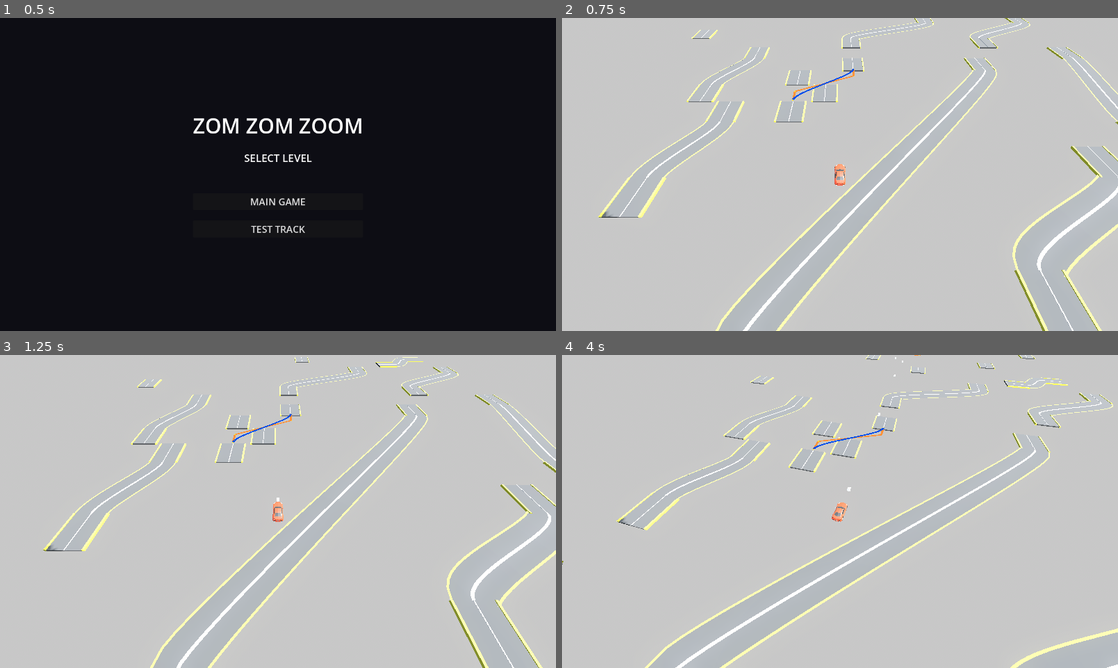
Above: before the commit, frames 1-4 (two rows, left to right).
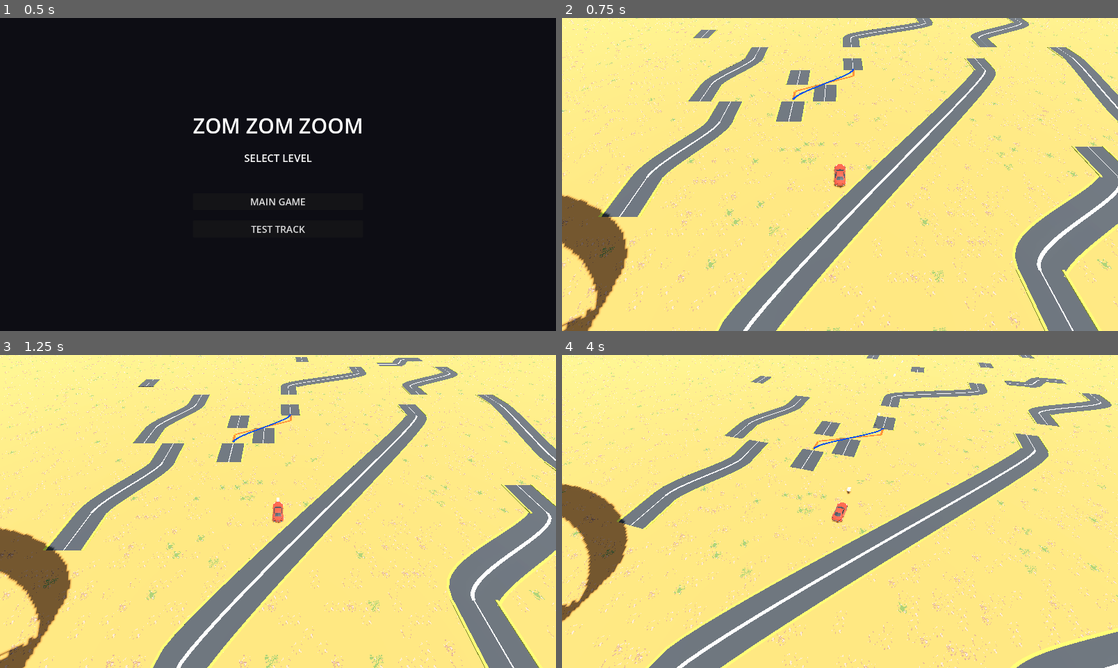
Above: after the commit, the same moments.

Repository: earv1/zom-zom-zoom-3d
Game: Godot game, scene res://scenes/ui/level_select.tscn
The game is run twice, just before and just after one commit, with the same random seed, the same clock (stepped at 60 frames per second) and the same inputs.
Inputs (mouse positions are in pixels of both pictures, inside the frame that each line leads up to):
- Up to frame 1 (0.5 s): no input
- Up to frame 2 (0.75 s): click "TEST TRACK" at 0.5 s
- Up to frame 3 (1.25 s): no input
- Up to frame 4 (4 s): tap Enter at 1.25 s; move the mouse to (962, 495) at 1.27 s; hold H (turn_right) 1.28-2 s; hold Right mouse button (accelerate) 1.28-2 s; click (962, 495) at 1.42 s; tap Space (jump) at 1.52 s; drag from (728, 527) to (812, 574) at 2.02 s; move the mouse to (895, 442) at 2.77 s; hold H (turn_right) 2.78-3.5 s; hold Shift (handbreak) 2.78-3.5 s; drag from (812, 574) to (673, 464) at 3.52 s

Frame 1 is identical in both runs. In frame 2, 99% of the frame differs, in the area x 0-100%, y 0-100%; in frame 3, 99%; in frame 4, 99%.

Commit message:
fix test track

Diff:
--- /dev/null
+++ b/scenes/test_track/static_tilemap.gd
@@ -0,0 +1,96 @@
+extends StaticBody3D
+
+## Static tiled ground — same visual as ChunkManager but no chunk loading.
+## Generates a single large tiled mesh on _ready().
+
+@export var ground_size: float = 512.0
+@export var tile_size: float = 1.6
+
+const TILE_COLS := 6
+const TILE_ROWS := 1
+const TILE_WEIGHTS: Array[float] = [0.70, 0.01, 0.01, 0.18, 0.05, 0.05]
+
+var _noise_seed: int = 0
+
+
+func _ready() -> void:
+	_noise_seed = 42  # fixed seed for determinism
+	var texture: Texture2D = load("res://assets/textures/tiles_x2.png")
+
+	var mat := StandardMaterial3D.new()
+	mat.texture_filter = BaseMaterial3D.TEXTURE_FILTER_NEAREST
+	mat.albedo_texture = texture
+
+	# Generate tiles in chunks to avoid huge single mesh
+	var chunk_size := 64.0
+	var half := ground_size * 0.5
+	var cx_start := floori(-half / chunk_size)
+	var cx_end := ceili(half / chunk_size)
+	var tiles_per_chunk := int(chunk_size / tile_size)
+
+	for cx in range(cx_start, cx_end):
+		for cz in range(cx_start, cx_end):
+			var mi := _build_chunk_mesh(cx, cz, chunk_size, tiles_per_chunk, mat)
+			add_child(mi)
+
+	# Single large collision box
+	var cs := CollisionShape3D.new()
+	var box := BoxShape3D.new()
+	box.size = Vector3(ground_size, 0.2, ground_size)
+	cs.shape = box
+	cs.position = Vector3(0, -0.1, 0)
+	add_child(cs)
+
+
+func _build_chunk_mesh(cx: int, cz: int, chunk_size: float, tiles_per_chunk: int, mat: StandardMaterial3D) -> MeshInstance3D:
+	var origin_x := cx * chunk_size
+	var origin_z := cz * chunk_size
+	var u_step := 1.0 / TILE_COLS
+
+	var st := SurfaceTool.new()
+	st.begin(Mesh.PRIMITIVE_TRIANGLES)
+
+	for tz in tiles_per_chunk:
+		for tx in tiles_per_chunk:
+			var tile_wx := cx * tiles_per_chunk + tx
+			var tile_wz := cz * tiles_per_chunk + tz
+
+			var tile_idx := _pick_tile(tile_wx, tile_wz)
+			var u0 := (tile_idx % TILE_COLS) * u_step
+			var u1 := u0 + u_step
+
+			var x0 := origin_x + tx * tile_size
+			var x1 := x0 + tile_size
+			var z0 := origin_z + tz * tile_size
+			var z1 := z0 + tile_size
+
+			var v00 := Vector3(x0, 0.0, z0)
+			var v10 := Vector3(x1, 0.0, z0)
+			var v01 := Vector3(x0, 0.0, z1)
+			var v11 := Vector3(x1, 0.0, z1)
+
+			var normal := Vector3.UP
+			st.set_normal(normal); st.set_uv(Vector2(u0, 0)); st.add_vertex(v00)
+			st.set_normal(normal); st.set_uv(Vector2(u1, 0)); st.add_vertex(v10)
+			st.set_normal(normal); st.set_uv(Vector2(u0, 1)); st.add_vertex(v01)
+			st.set_normal(normal); st.set_uv(Vector2(u1, 0)); st.add_vertex(v10)
+			st.set_normal(normal); st.set_uv(Vector2(u1, 1)); st.add_vertex(v11)
+			st.set_normal(normal); st.set_uv(Vector2(u0, 1)); st.add_vertex(v01)
+
+	st.set_material(mat)
+	var mi := MeshInstance3D.new()
+	mi.mesh = st.commit()
+	return mi
+
+
+func _pick_tile(tile_world_x: int, tile_world_z: int) -> int:
+	var h := hash(Vector3i(tile_world_x, tile_world_z, _noise_seed))
+	var rng := RandomNumberGenerator.new()
+	rng.seed = h
+	var r := rng.randf()
+	var cumulative := 0.0
+	for i in TILE_WEIGHTS.size():
+		cumulative += TILE_WEIGHTS[i]
+		if r < cumulative:
+			return i
+	return TILE_WEIGHTS.size() - 1
--- a/scenes/test_track/test_track2.tscn
+++ b/scenes/test_track/test_track2.tscn
@@ -3,29 +3,19 @@
 [ext_resource type="PackedScene" uid="uid://cmpcr4wp2d8gk" path="res://scenes/environment_and_light.tscn" id="1_env"]
 [ext_resource type="PackedScene" path="res://addons/track_editor/pieces/straight.tscn" id="2_b84ki"]
 [ext_resource type="PackedScene" path="res://scenes/world/car.tscn" id="2_car"]
-[ext_resource type="Script" uid="uid://bpcxurflb1ppq" path="res://addons/track_editor/pieces/straight.gd" id="3_hamww"]
 [ext_resource type="PackedScene" path="res://addons/track_editor/pieces/connector.tscn" id="4_er0gg"]
 [ext_resource type="PackedScene" path="res://addons/track_editor/pieces/loop.tscn" id="4_t88gf"]
-[ext_resource type="Script" uid="uid://pala8xtdu7u6" path="res://addons/track_editor/pieces/connector.gd" id="5_t88gf"]
-
-[sub_resource type="BoxShape3D" id="BoxShape3D_ground"]
-size = Vector3(5000, 0.2, 5000)
+[ext_resource type="Script" uid="uid://c5b7iinln65r4" path="res://scenes/test_track/static_tilemap.gd" id="6_tilemap"]
 
 [node name="TestTrack2" type="Node3D" unique_id=412371668]
 
 [node name="Environment" parent="." unique_id=1680316041 instance=ExtResource("1_env")]
 transform = Transform3D(0.8658247, -0.43326417, 0.25025928, 0, 0.500171, 0.8659266, -0.50034744, -0.74974066, 0.4330604, 0, 0, 0)
 
-[node name="Sun" type="DirectionalLight3D" parent="." unique_id=60940115]
-transform = Transform3D(-0.422618, -0.694272, 0.582564, 0, 0.642788, 0.766044, -0.906308, 0.323744, -0.271654, 0, 0, 0)
-shadow_enabled = true
-shadow_bias = 0.2
-
 [node name="Ground" type="StaticBody3D" parent="." unique_id=301445418]
-transform = Transform3D(1, 0, 0, 0, 1, 0, 0, 0, 1, 0, -0.1, 0)
-
-[node name="CollisionShape3D" type="CollisionShape3D" parent="Ground" unique_id=1186646147]
-shape = SubResource("BoxShape3D_ground")
+transform = Transform3D(1, 0, 0, 0, 1, 0, 0, 0, 1, 0, -0.01, 0)
+script = ExtResource("6_tilemap")
+ground_size = 1024.0
 
 [node name="TrackRoot" type="Node3D" parent="." unique_id=136794630]
 
@@ -41,8 +31,6 @@
 start_dir = Vector3(0, 0, -1)
 end_pos = Vector3(-28, 0, -16)
 end_dir = Vector3(0, 0, -1)
-start_up = Vector3(0, 1, 0)
-end_up = Vector3(0, 1, 0)
 
 [node name="straight_44_0_-44" parent="TrackRoot" unique_id=56666817 instance=ExtResource("2_b84ki")]
 transform = Transform3D(1, 0, 0, 0, 1, 0, 0, 0, 1, 44, 0, -44)
@@ -56,8 +44,6 @@
 start_dir = Vector3(0, 0, -1)
 end_pos = Vector3(44, 0, -40)
 end_dir = Vector3(0, 0, -1)
-start_up = Vector3(0, 1, 0)
-end_up = Vector3(0, 1, 0)
 
 [node name="loop_-44_0_20" parent="TrackRoot" unique_id=1910467697 instance=ExtResource("4_t88gf")]
 transform = Transform3D(1, 0, 0, 0, 1, 0, 0, 0, 1, -44, 0, 20)
@@ -74,8 +60,6 @@
 start_dir = Vector3(0, 0, -1)
 end_pos = Vector3(4, 0, -40)
 end_dir = Vector3(0, 0, -1)
-start_up = Vector3(0, 1, 0)
-end_up = Vector3(0, 1, 0)
 debug_show_bezier = true
 
 [node name="straight_-52_0_-68" parent="TrackRoot" unique_id=178018625 instance=ExtResource("2_b84ki")]
@@ -99,8 +83,6 @@
 start_dir = Vector3(0, 0, -1)
 end_pos = Vector3(-28, 0, -48)
 end_dir = Vector3(0, 0, -1)
-start_up = Vector3(0, 1, 0)
-end_up = Vector3(0, 1, 0)
 
 [node name="straight_52_0_-4" parent="TrackRoot" unique_id=1336501749 instance=ExtResource("2_b84ki")]
 transform = Transform3D(1, 0, 0, 0, 1, 0, 0, 0, 1, 52, 0, -4)
@@ -114,8 +96,6 @@
 start_dir = Vector3(0, 0, -1)
 end_pos = Vector3(52, 0, 0)
 end_dir = Vector3(0, 0, -1)
-start_up = Vector3(0, 1, 0)
-end_up = Vector3(0, 1, 0)
 
 [node name="straight_20_0_44" parent="TrackRoot" unique_id=1683024221 instance=ExtResource("2_b84ki")]
 transform = Transform3D(1, 0, 0, 0, 1, 0, 0, 0, 1, 20, 0, 44)
@@ -129,8 +109,6 @@
 start_dir = Vector3(0, 0, -1)
 end_pos = Vector3(20, 0, 48)
 end_dir = Vector3(0, 0, -1)
-start_up = Vector3(0, 1, 0)
-end_up = Vector3(0, 1, 0)
 
 [node name="straight_60_0_68" parent="TrackRoot" unique_id=843178137 instance=ExtResource("2_b84ki")]
 transform = Transform3D(1, 0, 0, 0, 1, 0, 0, 0, 1, 60, 0, 68)
@@ -143,8 +121,6 @@
 start_pos = Vector3(60, 0, 72)
 end_pos = Vector3(44, 0, 80)
 end_dir = Vector3(0, 0, 1)
-start_up = Vector3(0, 1, 0)
-end_up = Vector3(0, 1, 0)
 
 [node name="straight_28_0_36" parent="TrackRoot" unique_id=369789666 instance=ExtResource("2_b84ki")]
 transform = Transform3D(1, 0, 0, 0, 1, 0, 0, 0, 1, 28, 0, 36)
@@ -157,8 +133,6 @@
 start_pos = Vector3(12, 0, -128)
 end_pos = Vector3(-12, 0, -120)
 end_dir = Vector3(0, 0, 1)
-start_up = Vector3(0, 1, 0)
-end_up = Vector3(0, 1, 0)
 debug_show_bezier = true
 
 [node name="straight_36_0_-84" parent="TrackRoot" unique_id=382173267 instance=ExtResource("2_b84ki")]
@@ -173,8 +147,6 @@
 start_dir = Vector3(0, 0, -1)
 end_pos = Vector3(36, 0, -80)
 end_dir = Vector3(0, 0, -1)
-start_up = Vector3(0, 1, 0)
-end_up = Vector3(0, 1, 0)
 
 [node name="straight_76_0_-84" parent="TrackRoot" unique_id=1291363335 instance=ExtResource("2_b84ki")]
 transform = Transform3D(1, 0, 0, 0, 1, 0, 0, 0, 1, 76, 0, -84)
@@ -188,8 +160,6 @@
 start_dir = Vector3(0, 0, -1)
 end_pos = Vector3(76, 0, -80)
 end_dir = Vector3(0, 0, -1)
-start_up = Vector3(0, 1, 0)
-end_up = Vector3(0, 1, 0)
 
 [node name="straight_76_0_-52" parent="TrackRoot" unique_id=346049325 instance=ExtResource("2_b84ki")]
 transform = Transform3D(1, 0, 0, 0, 1, 0, 0, 0, 1, 76, 0, -52)
@@ -203,8 +173,6 @@
 start_dir = Vector3(0, 0, -1)
 end_pos = Vector3(76, 0, -48)
 end_dir = Vector3(0, 0, -1)
-start_up = Vector3(0, 1, 0)
-end_up = Vector3(0, 1, 0)
 
 [node name="straight_44_0_-116" parent="TrackRoot" unique_id=1929320817 instance=ExtResource("2_b84ki")]
 transform = Transform3D(1, 0, 0, 0, 1, 0, 0, 0, 1, 44, 0, -116)
@@ -224,20 +192,15 @@
 start_dir = Vector3(1, 0, -1.1924881e-08)
 end_pos = Vector3(64, 0, -100)
 end_dir = Vector3(1, 0, -1.1924881e-08)
-start_up = Vector3(0, 1, 0)
-end_up = Vector3(0, 1, 0)
-
-[node name="straight_68_0_-140" type="Node3D" parent="TrackRoot" unique_id=2027847738 instance=ExtResource("2_b84ki")]
+
+[node name="straight_68_0_-140" parent="TrackRoot" unique_id=2027847738 instance=ExtResource("2_b84ki")]
 transform = Transform3D(1, 0, 0, 0, 1, 0, 0, 0, 1, 68, 0, -140)
-script = ExtResource("3_hamww")
-
-[node name="straight_36_12_-164" type="Node3D" parent="TrackRoot" unique_id=1427140460 instance=ExtResource("2_b84ki")]
+
+[node name="straight_36_12_-164" parent="TrackRoot" unique_id=1427140460 instance=ExtResource("2_b84ki")]
 transform = Transform3D(0, 1, 0, -1, 0, -4.371139e-08, -4.371139e-08, 0, 1, 36, 12, -164)
-script = ExtResource("3_hamww")
-
-[node name="connector_36_12_-160" type="Node3D" parent="TrackRoot" unique_id=1231361285 instance=ExtResource("4_er0gg")]
+
+[node name="connector_36_12_-160" parent="TrackRoot" unique_id=1231361285 instance=ExtResource("4_er0gg")]
 transform = Transform3D(1, 0, 0, 0, 1, 0, 0, 0, 1, 36, 12, -160)
-script = ExtResource("5_t88gf")
 start_pos = Vector3(36, 12, -160)
 start_dir = Vector3(0, -4.371139e-08, 1)
 end_pos = Vector3(68, 0, -144)
Not shown, added: scenes/test_track/static_tilemap.gd.uid
